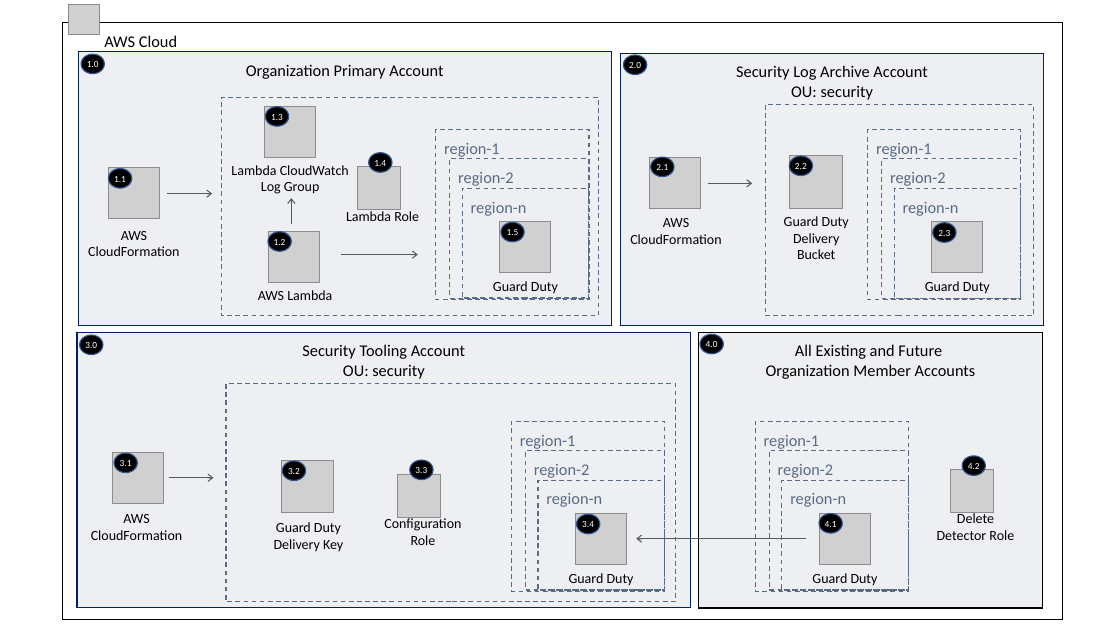
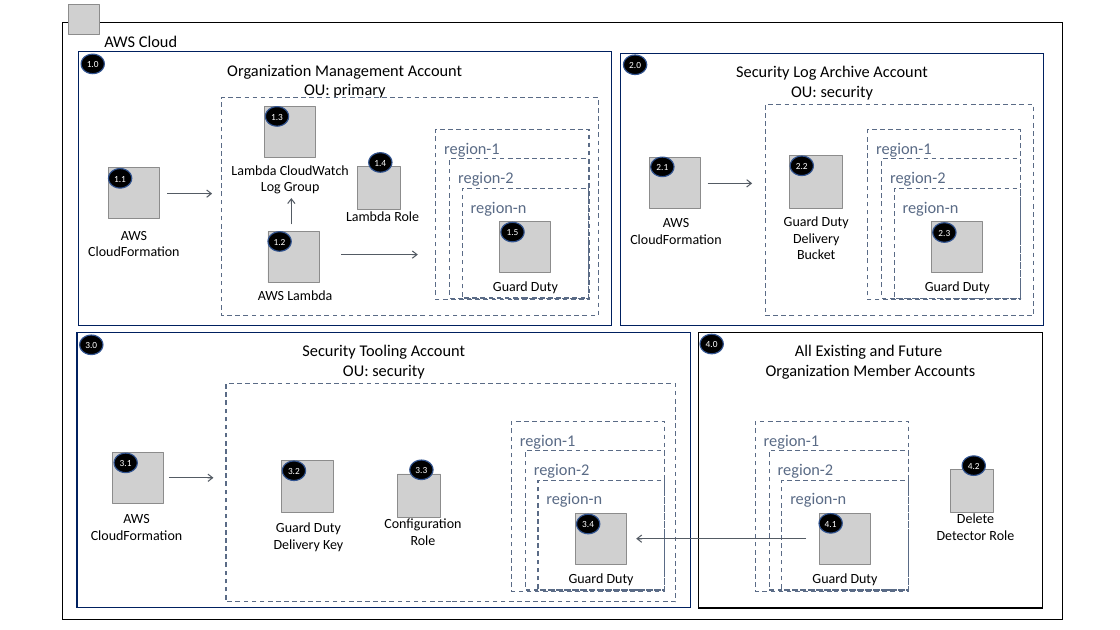
Before and after one commit to aws-samples/aws-security-reference-architecture-examples, a slide deck: slide 1 of solutions/guardduty/guardduty-org/documentation/diagram/Organization-GuardDuty-Architecture.pptx. Drawn at 1120x630 pixels with LibreOffice and Linux fonts; fonts in the diff are those of the drawing; grey boxes stand for pictures. Boxes give left, top, right and bottom in pixels: in the first picture for what was removed or moved away, otherwise in the second. Text is boxed around its words. In the diff, an @@ line names an element or a change of style, - is before the commit and + after.

```diff
--- a/solutions/guardduty/guardduty-org/documentation/diagram/Organization-GuardDuty-Architecture.pptx
+++ b/solutions/guardduty/guardduty-org/documentation/diagram/Organization-GuardDuty-Architecture.pptx
@@ fill #5A6B86 at 10% opacity to none in 4 elements at (77,332,691,607), (698,332,1043,608), (621,53,1044,326), (78,51,612,326) @@
@@ text in rectangle at (227,64,462,98): text changed @@
-Organization Primary Account
+Organization Management Account
+OU: primary
```
Also in this commit, not shown: 23 other files.
